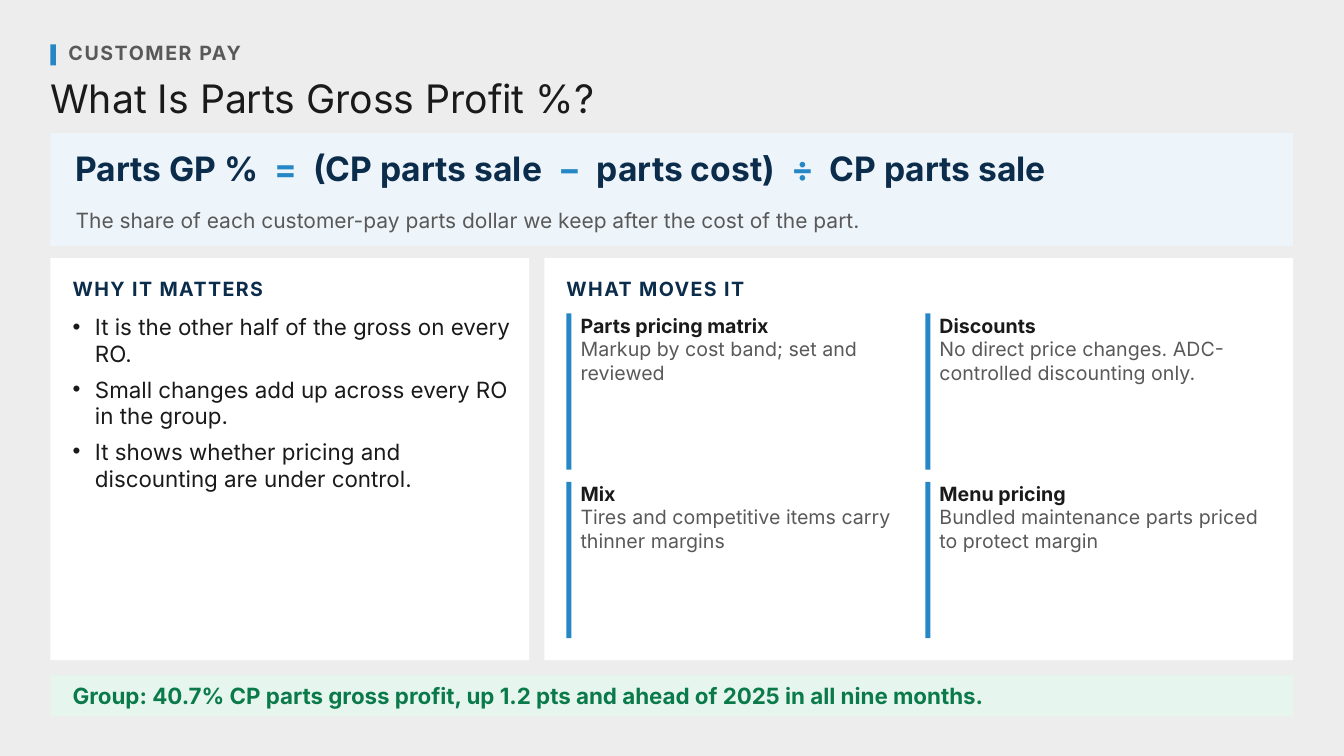
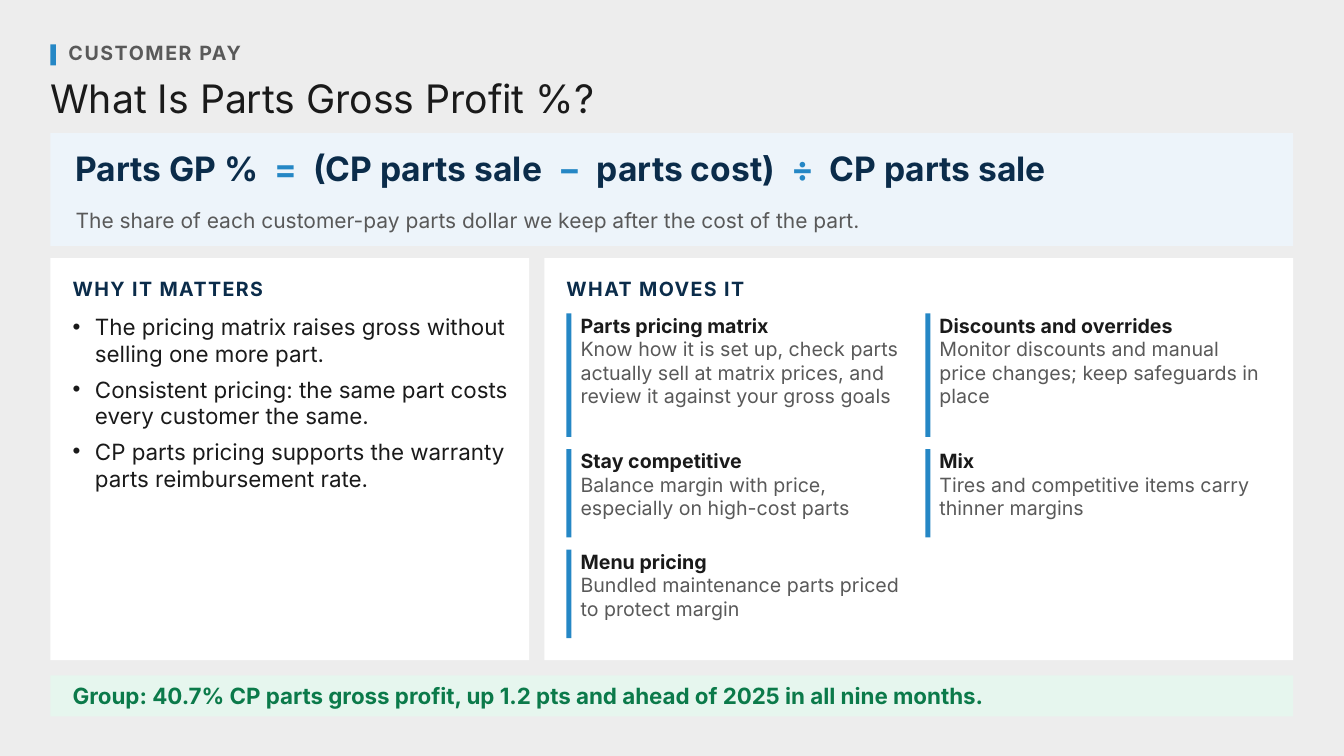
Before and after one commit to Ndresner/Noah, a slide deck: slide 81 of day2-deck/decks/Fixed Ops - Day 2 Example Test Deck.pptx (slide 82 before the commit). Drawn at 1344x756 pixels with LibreOffice and Linux fonts; fonts in the diff are those of the drawing. Boxes give left, top, right and bottom in pixels: in the first picture for what was removed or moved away, otherwise in the second. Text is boxed around its words. In the diff, an @@ line names an element or a change of style, - is before the commit and + after.

```diff
--- a/day2-deck/decks/Fixed Ops - Day 2 Example Test Deck.pptx
+++ b/day2-deck/decks/Fixed Ops - Day 2 Example Test Deck.pptx
@@ text at [95, 318, 508, 492]: text changed @@
-• It is the other half of the gross on every RO.
-• Small changes add up across every RO in the group.
-• It shows whether pricing and discounting are under control.
+• The pricing matrix raises gross without selling one more part.
+• Consistent pricing: the same part costs every customer the same.
+• CP parts pricing supports the warranty parts reimbursement rate.
@@ rectangle: place and size @@
-rectangle at [567, 314, 572, 470]
+rectangle at [567, 314, 572, 438]
@@ rectangle: place and size @@
-rectangle at [926, 314, 931, 470]
+rectangle at [926, 314, 931, 438]
@@ text at [939, 318, 1258, 407]: text changed @@
-Discounts
-No direct price changes. ADC-controlled discounting only.
+Discounts and overrides
+Monitor discounts and manual price changes; keep safeguards in place
@@ text at [581, 341, 898, 407]: text changed @@
-Markup by cost band; set and reviewed
+Know how it is set up, check parts actually sell at matrix prices, and review it against your gross goals
@@ rectangle: place and size @@
-rectangle at [567, 482, 572, 638]
+rectangle at [567, 450, 572, 538]
@@ text added at [581, 453, 849, 519], 14 pt, text #595959 @@
+Stay competitive
+Balance margin with price, especially on high-cost parts
@@ rectangle: place and size @@
-rectangle at [926, 482, 931, 638]
+rectangle at [926, 450, 931, 538]
@@ text "Mix": place and size @@
-text "Mix" at [581, 486, 891, 552]
+text "Mix" at [939, 453, 1249, 519]
@@ rectangle added at [567, 549, 572, 638], fill #2587C5 @@
@@ text "Menu pricing": place and size @@
-text "Menu pricing" at [939, 486, 1258, 552]
+text "Menu pricing" at [581, 554, 899, 620]
```
Also in this commit, not shown: 43 other slides changed, 1 slide removed, 46 other files.
